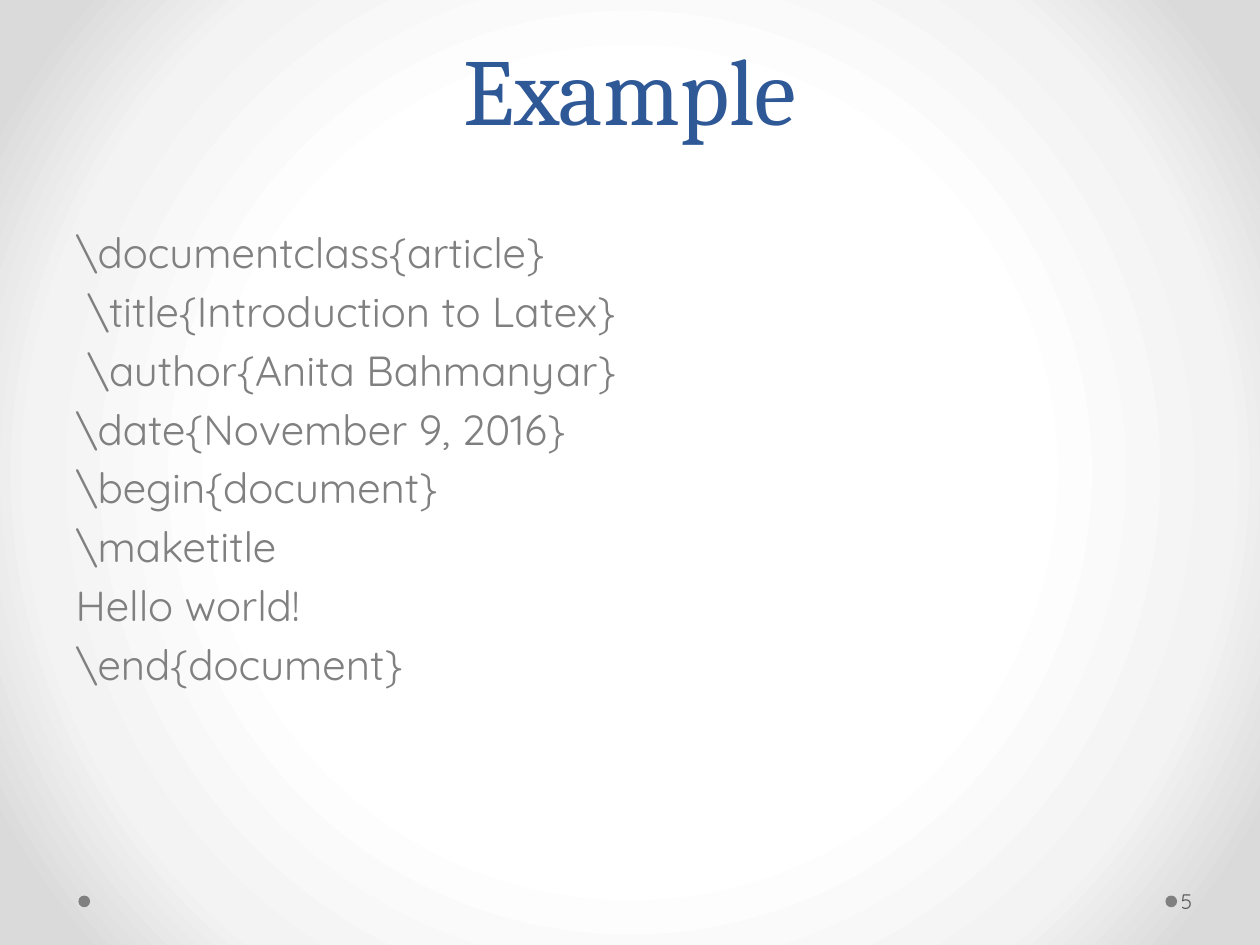
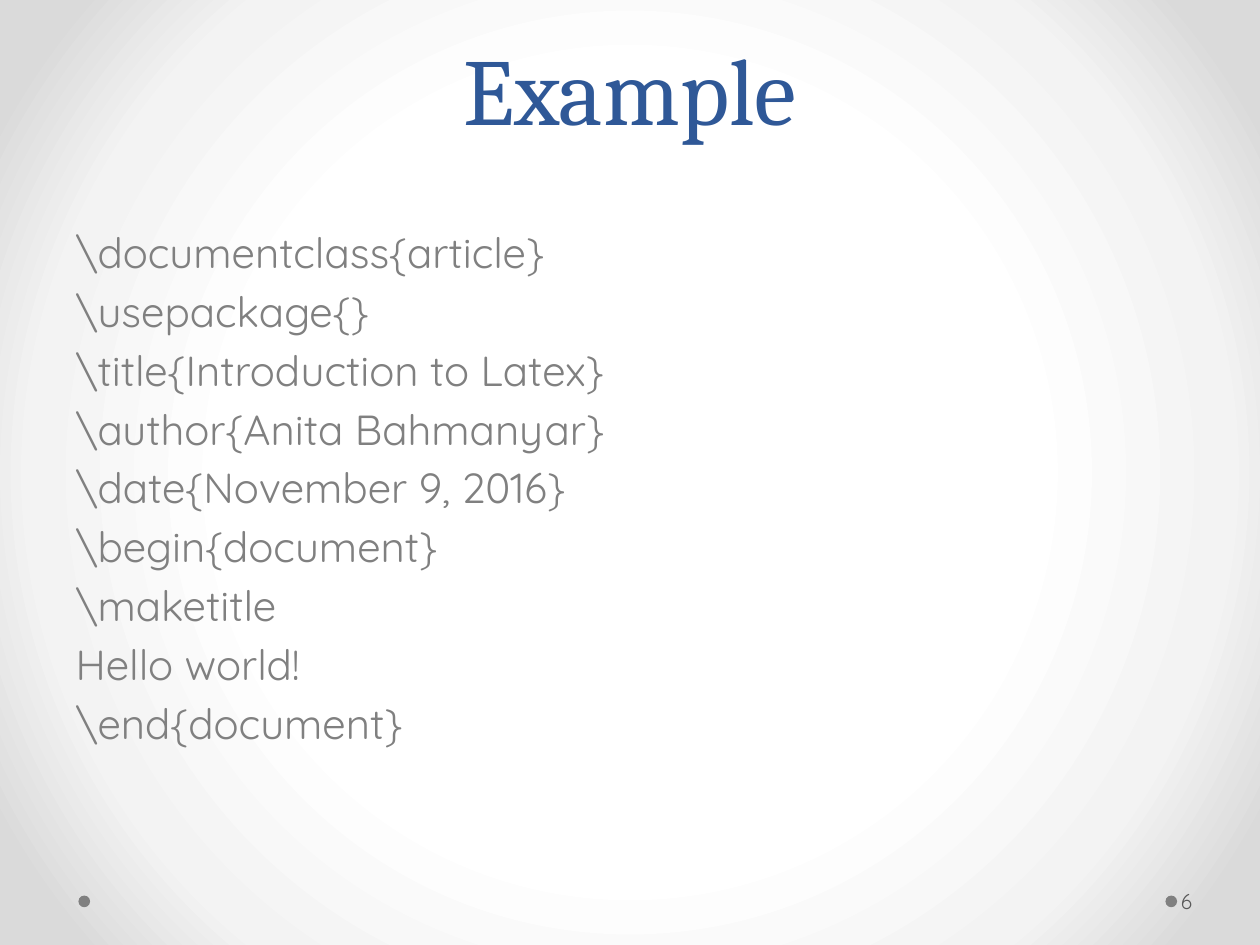
Before and after one commit to Andromedanita/Latex_workshop, a slide deck: slide 7 of Mine.pptx (slide 6 before the commit). Drawn at 1260x945 pixels with LibreOffice and Linux fonts; fonts in the diff are those of the drawing. Boxes give left, top, right and bottom in pixels: in the first picture for what was removed or moved away, otherwise in the second. Text is boxed around its words. In the diff, an @@ line names an element or a change of style, - is before the commit and + after.

```diff
--- a/Mine.pptx
+++ b/Mine.pptx
@@ text at [76,293,369,336]: paragraph added @@
+\usepackage{}
@@ page number at [1181,894,1192,909]: text changed @@
-5
+6
```
Also in this commit, not shown: 6 other slides changed, 9 slides added, 1 other file.
